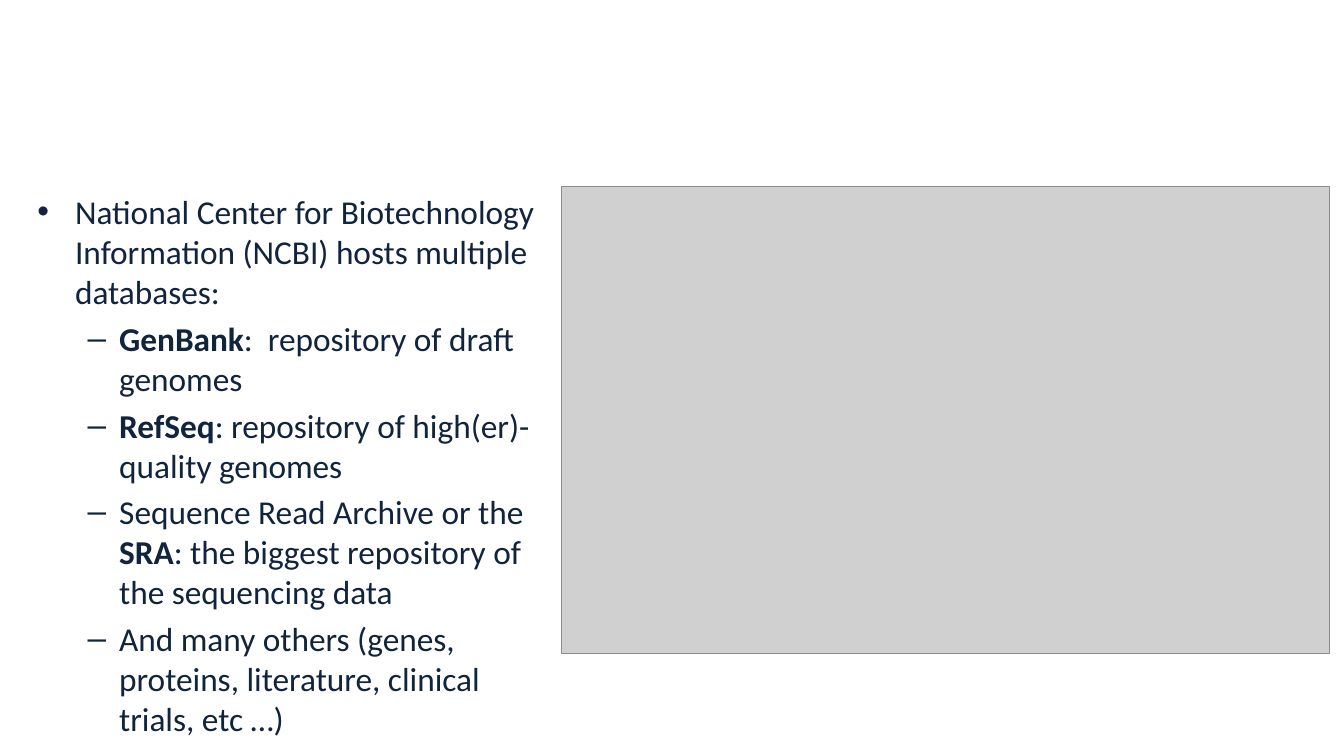
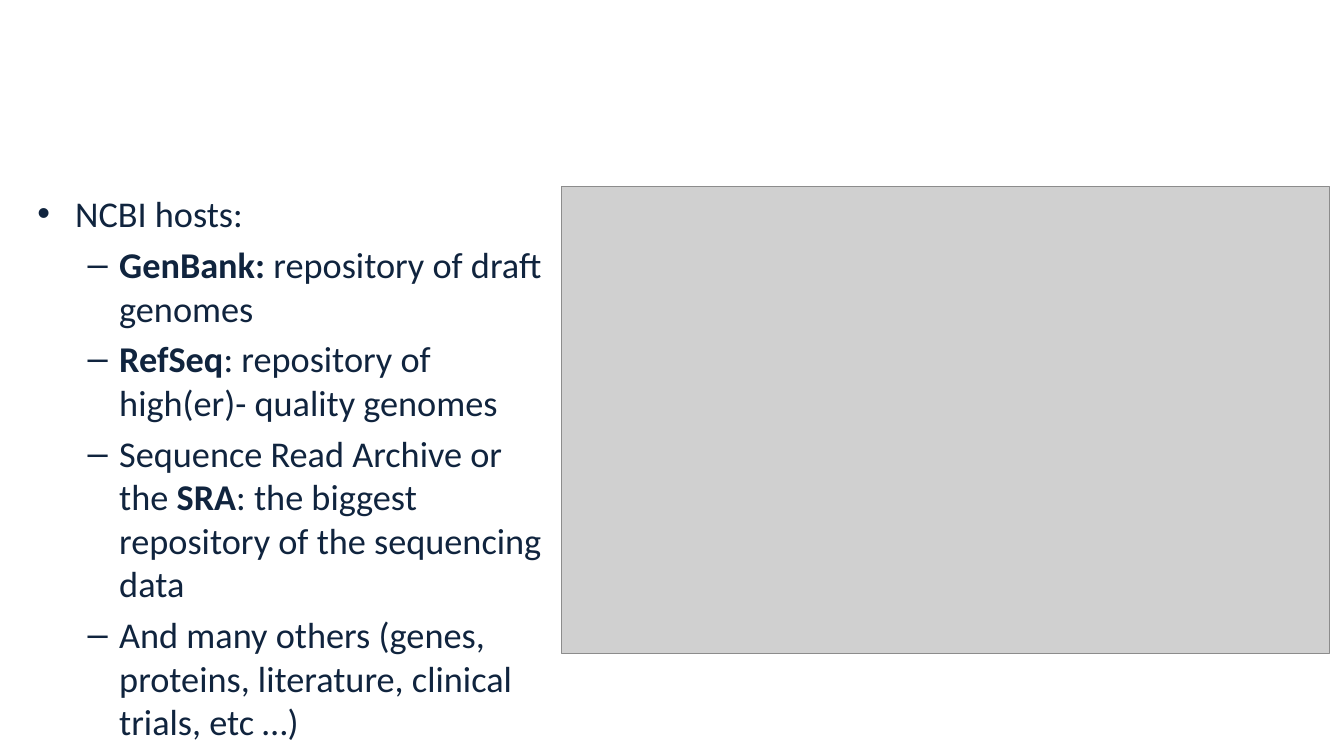
Before and after one commit to alekseyzimin/BME-Algorithms-for-Analysis-of-Genomic-Data, a slide deck: slide 38 of Fall 2026/Week 1 -- Introduction, Genome Data and NCBI.pptx (slide 37 before the commit). Drawn at 1344x756 pixels with LibreOffice and Linux fonts; fonts in the diff are those of the drawing; grey boxes stand for pictures; background and template pictures are left out. Boxes give left, top, right and bottom in pixels: in the first picture for what was removed or moved away, otherwise in the second. Text is boxed around its words. In the diff, an @@ line names an element or a change of style, - is before the commit and + after.

```diff
--- a/Fall 2026/Week 1 -- Introduction, Genome Data and NCBI.pptx
+++ b/Fall 2026/Week 1 -- Introduction, Genome Data and NCBI.pptx
@@ text at (75, 201, 243, 228): text changed; size 23.8 to 25.9 pt @@
-• National Center for Biotechnology Information (NCBI) hosts multiple databases:
+• NCBI hosts:
@@ text at (119, 252, 541, 740): size 23.8 to 25.9 pt; bold on in "GenBank:" @@
```
Also in this commit, not shown: 1 slide added.
